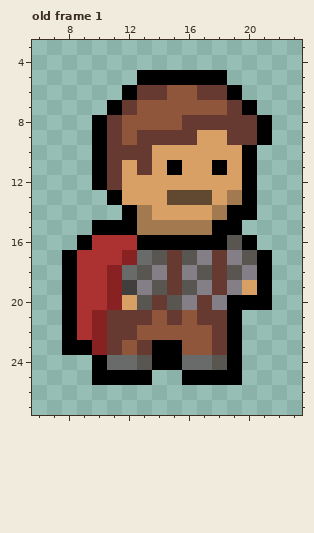
Pixel-art file, stored at Assets/Sprites/PlayerIdle1.ase. Above: the version before the commit.
32x32 pixels, 1 frame. Colours within 5 levels of each other are drawn and written as one. Shown: old frame 1: x 6..23, y 3..27.
After:
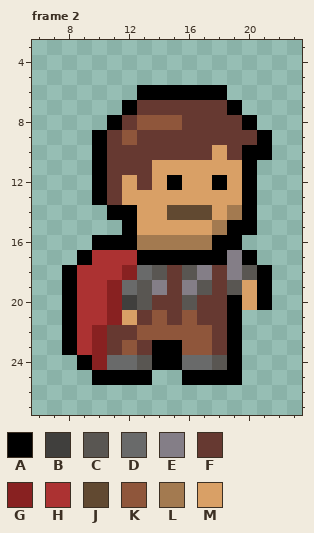
Palette (. is transparent): A #000000  B #403f3d  C #595652  D #696a6a  E #847e87  F #663931  G #882121  H #ac3232  J #614931  K #8f563b  L #a37a50  M #d9a066
A new or re-ordered frame is compared with the old frame closest to it.
Commit message: Finished player idle and player attack
Change:
frames 1 -> 2
--- frame 2 is new; against old frame 1
@@ x 6..23 @@
  4 ..................
- 5 .......AAAAAA.....
- 6 ......AFFKKFFA....
- 7 .....AFKKKKKKFA...
- 8 ....AFKKKKFFFFFA..
- 9 ....AFKFFFFMMFFA..
-10 ....AFFFMMMMMMA...
-11 ....AFMFMAMMAMA...
-12 ....AFMMMMMMMMA...
-13 .....AMMMJJJMLA...
-14 ......ALMMMMLAA...
-15 ....AAALLLLLAA....
-16 ...AHHHAAAAAACA...
-17 ..AHHHGDCFCEFECA..
-18 ..AHHGDCEFECFCEA..
-19 ..AHHGBECFCEFEMA..
-20 ..AHHGMCFCEFEAAA..
-21 ..AHGFFFKFKFFA....
+ 5 ..................
+ 6 .......AAAAAA.....
+ 7 ......AFFFFFFA....
+ 8 .....AFKKKFFFFA...
+ 9 ....AFKFFFFFFFFA..
+10 ....AFFFFFFFMFAA..
+11 ....AFFFMMMMMMA...
+12 ....AFMFMAMMAMA...
+13 ....AFMMMMMMMMA...
+14 .....AAMMJJJMLA...
+15 ......AMMMMMLAA...
+16 ....AAALLLLLAA....
+17 ...AHHHAAAAAAEA...
+18 ..AHHHGDCFCEFECA..
+19 ..AHHGDCEFECFCMA..
+20 ..AHHGBCFFCFFAMA..
+21 ..AHHGMFKFKFFA....
 22 ..AHGFFKKKKKFA....
-23 ..AAGFKFAAKKFA....
-24 ....ADDCAADDCA....
+23 ..AHGFKFAAKKFA....
+24 ...AGDDCAADDCA....
 25 ....AAAA..AAAA....
Where, in picture pixels (left, top, right, bottom), the same in both pictures:
changed: (62, 70, 272, 370)
